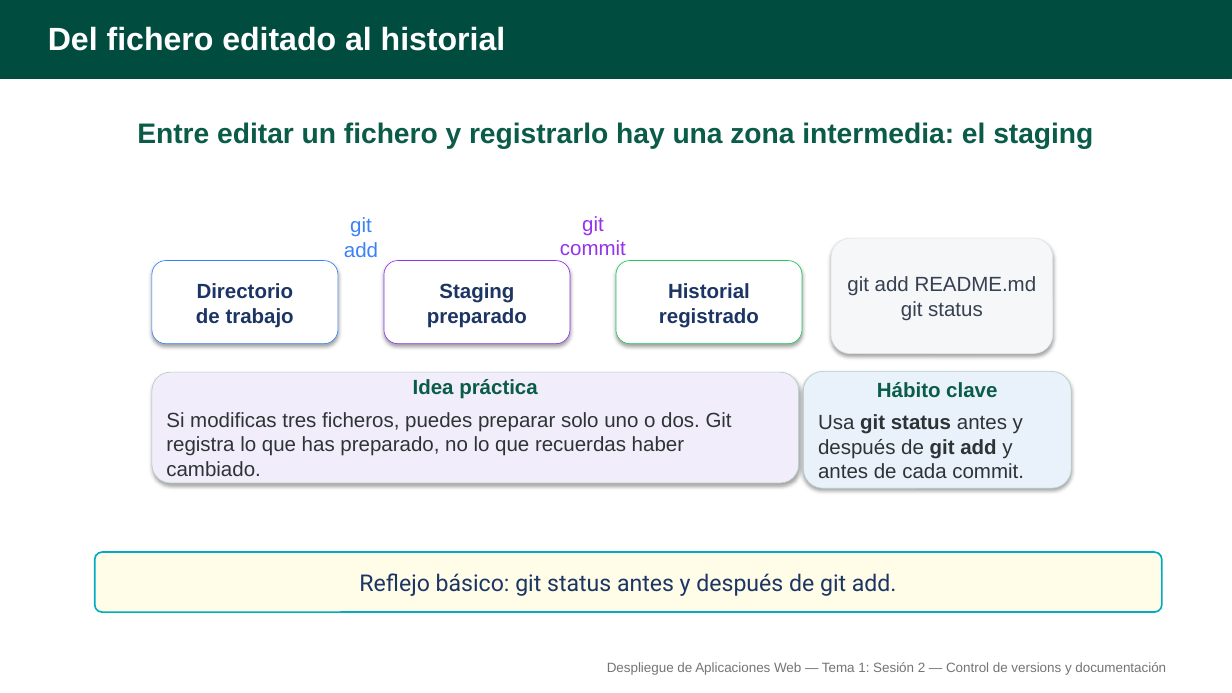
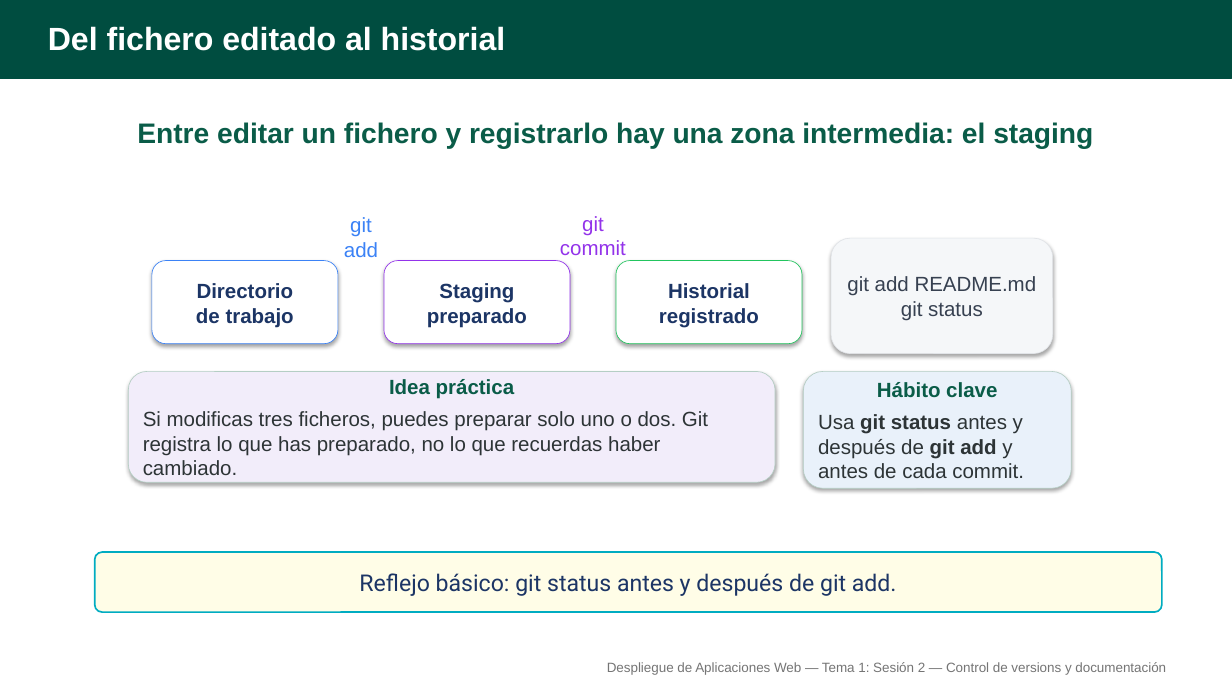
Before and after one commit to alejandroroig/despliegue-daw, a slide deck: slide 4 of docs/tema1/diapositivas/control_versiones_documentacion.pptx. Drawn at 1232x693 pixels with LibreOffice and Linux fonts; fonts in the diff are those of the drawing. Boxes give left, top, right and bottom in pixels: in the first picture for what was removed or moved away, otherwise in the second. Text is boxed around its words. In the diff, an @@ line names an element or a change of style, - is before the commit and + after.

```diff
--- a/docs/tema1/diapositivas/control_versiones_documentacion.pptx
+++ b/docs/tema1/diapositivas/control_versiones_documentacion.pptx
@@ rounded rectangle "Idea práctica": place and size @@
-rounded rectangle "Idea práctica" at bbox=[152, 372, 799, 483]
+rounded rectangle "Idea práctica" at bbox=[128, 372, 775, 482]
```
Also in this commit, not shown: 3 other slides changed, 1 slide added, 1 other file.
